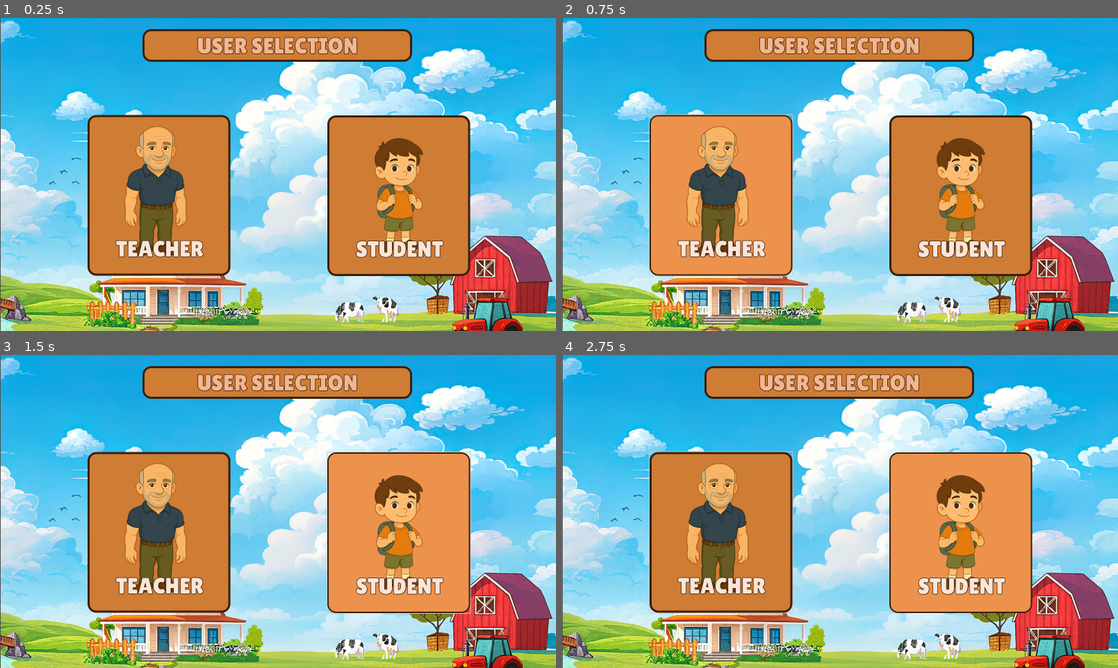
Above: before the commit, frames 1-4 (two rows, left to right).
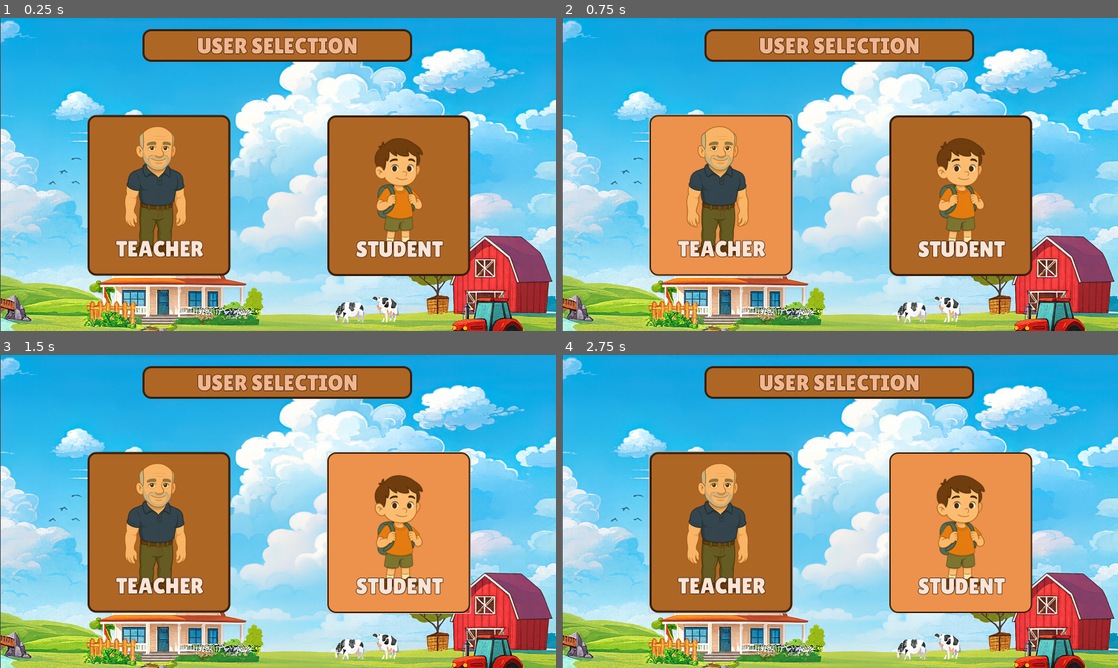
Above: after the commit, the same moments.

Repository: HumaidEbrahim/Arcademia
Game: Godot game, scene res://ui/menu/Start/user_selection.tscn
Same seed, same stepped clock (60 frames per second), same inputs: the game is played once before the commit and once after it.
Inputs:
- Up to frame 1 (0.25 s): no input
- Up to frame 2 (0.75 s): click "TEACHER" at 0.5 s
- Up to frame 3 (1.5 s): click "STUDENT" at 1.25 s
- Up to frame 4 (2.75 s): tap Enter at 2 s; hold Up (ui_up) from 2.03 s (still down); tap A (btn_1) at 2.1 s

The runs differ from the first frame. In frame 1, 22% of the frame differs, in the area x 16-85%, y 4-82%; in frame 2, 13%; in frame 3, 12%; in frame 4, 12%.

Commit message:
Fixed colour of panel

Diff:
--- a/ui/menu/Start/user_selection.tscn
+++ b/ui/menu/Start/user_selection.tscn
@@ -18,7 +18,7 @@
 corner_radius_bottom_left = 24
 
 [sub_resource type="StyleBoxFlat" id="StyleBoxFlat_l03oh"]
-bg_color = Color(0.81054, 0.487687, 0.202569, 1)
+bg_color = Color(0.682353, 0.4, 0.145098, 1)
 border_width_left = 6
 border_width_top = 6
 border_width_right = 6
